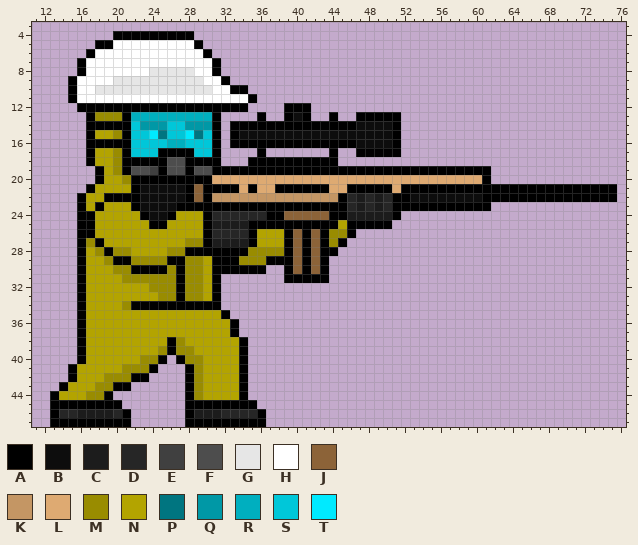
Sprite sheet, stored at Zombi Slayers/Assets/Resources/Arts/Player Characters/derrick_static.png. That is the earlier state.
The file is 384x192 pixels, drawn in blocks of 4x4; one block is one cell here. Shown: x 11..76, y 3..47.
Palette (. is transparent): A #000000  B #0d0d0d  C #1c1c1c  D #262626  E #404040  F #4d4d4d  G #e6e6e6  H #ffffff  J #8c6338  K #c49664  L #deaa72  M #998c00  N #b3a400  P #007580  Q #0098a6  R #00afbf  S #00c7d9  T #00eaff
After:
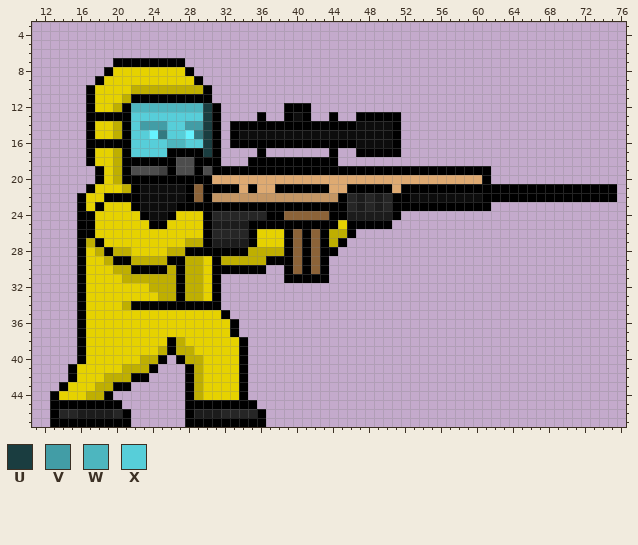
Colours new in this view: U #1a3d40  V #429da6  W #4db6bf  X #57ced9
The edit:
Colour M changes from #998c00 to #bfaf00.
Colour N changes from #b3a400 to #e6d200.
Colour P changes from #007580 to #337980.
Colour T changes from #00eaff to #66f2ff.
The edit turns colour F into colour A in row 18 at x 26; in row 19 at x 26 and 29.
The edit turns colour G into colour A in row 8 at x 28; in row 9 at x 29; in row 10 at x 30.
The edit turns colour H into colour A in row 7 at x 20 to 27; in row 8 at x 19; in row 9 at x 18; in row 10 at x 17; in row 11 at x 17 and 22 to 30.
The edit turns colour M into colour A in row 13 at x 18 to 20; in row 20 at x 21.
The edit turns colour S into colour A in row 17 at x 29.
The edit turns colour A into colour E in row 19 at x 25.
The edit turns colour A into colour F in rows 18 to 19 at x 28.
The edit turns colour E into colour F in row 19 at x 24.
The edit turns colour A into colour M in row 12 at x 20; in row 14 at x 20; in row 29 at x 32 to 33.
The edit turns colour G into colour M in row 10 at x 22 to 29.
The edit turns colour H into colour M in row 11 at x 21.
The edit turns colour N into colour M in row 20 at x 20; in row 21 at x 21.
The edit turns colour A into colour N in row 12 at x 18 to 19; in row 14 at x 18 to 19.
The edit turns colour G into colour N in row 8 at x 24 to 27; in row 9 at x 20 to 28; in row 10 at x 18 to 21.
The edit turns colour H into colour N in row 8 at x 20 to 23; in row 9 at x 19; in row 11 at x 18 to 20.
The edit turns colour A into colour U in row 12 at x 30.
The edit turns colour Q into colour U in row 14 at x 30.
The edit turns colour R into colour U in row 13 at x 30.
The edit turns colour S into colour U in rows 15 to 17 at x 30.
The edit turns colour Q into colour V in row 14 at x 23 to 25 and 28 to 29.
The edit turns colour A into colour W in row 12 at x 22 to 29.
The edit turns colour R into colour W in row 16 at x 26 to 27.
The edit turns colour A into colour X in row 17 at x 25.
The edit turns colour R into colour X in row 13 at x 22 to 29.
The edit turns colour S into colour X in row 14 at x 22 and 26 to 27; in row 15 at x 22 to 23 and 26 to 27; in row 16 at x 22 to 25 and 28 to 29; in row 17 at x 22 to 24.
The edit erases colour A in row 4 at x 20 to 28; in row 5 at x 18 to 19 and 29; in row 6 at x 17 and 30; in rows 7 to 8 at x 16 and 31; in row 9 at x 15 and 32; in row 10 at x 15 and 33 to 34.
The edit erases colour A in row 11 at x 15 and 35; in row 12 at x 16 and 32 to 34.
The edit erases colour H in row 5 at x 20 to 28; in row 6 at x 18 to 29; in row 7 at x 17 to 19 and 28 to 30; in row 8 at x 17 to 18 and 29 to 30; in row 9 at x 16 to 17 and 30 to 31; in row 10 at x 16 and 31 to 32.
The edit erases colour H in row 11 at x 16 and 31 to 34.
Boxes around the changes in both pictures, in picture pixels (x1, y1, x2, y2):
changed: (59, 31, 284, 400)
changed: (329, 220, 347, 247)
